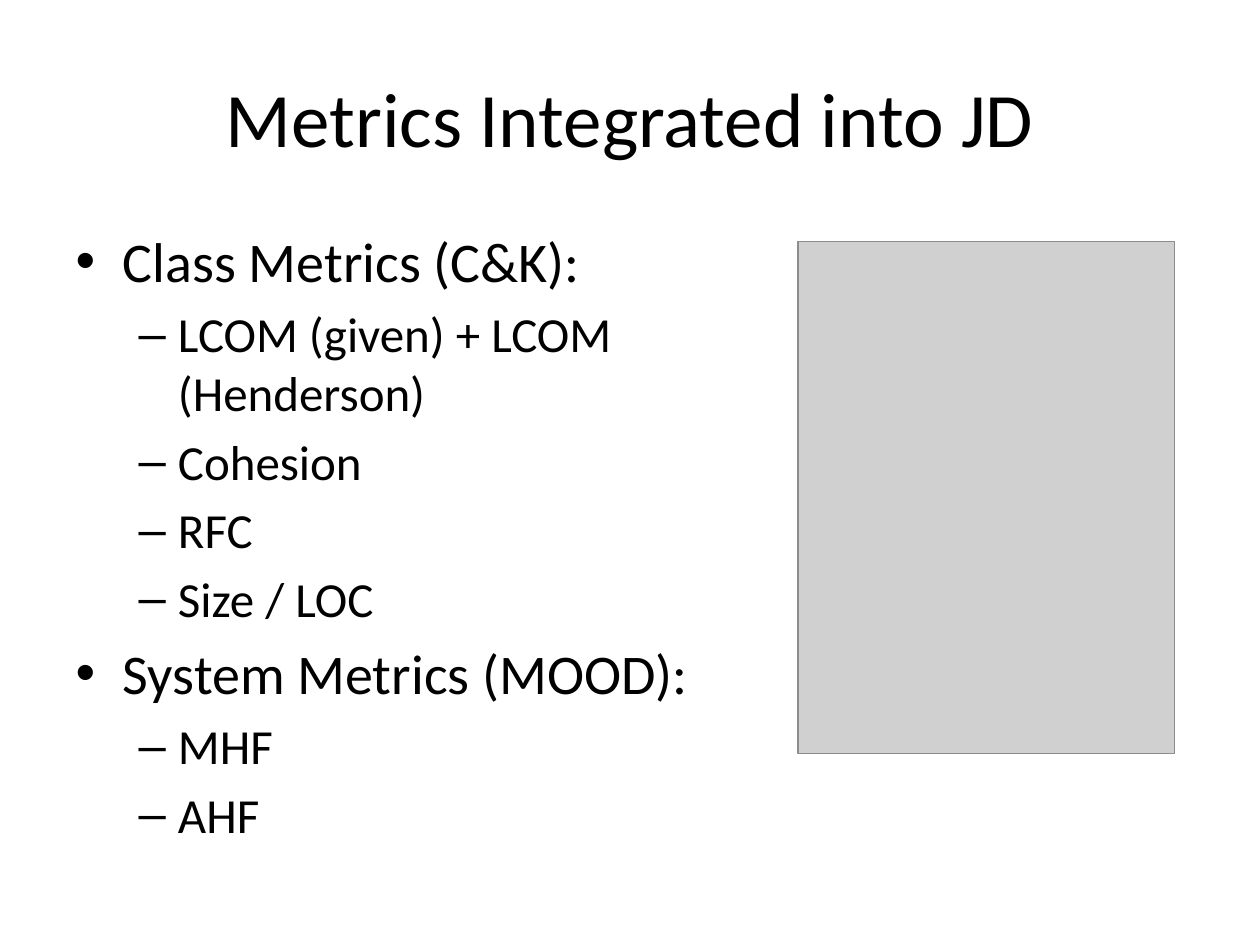
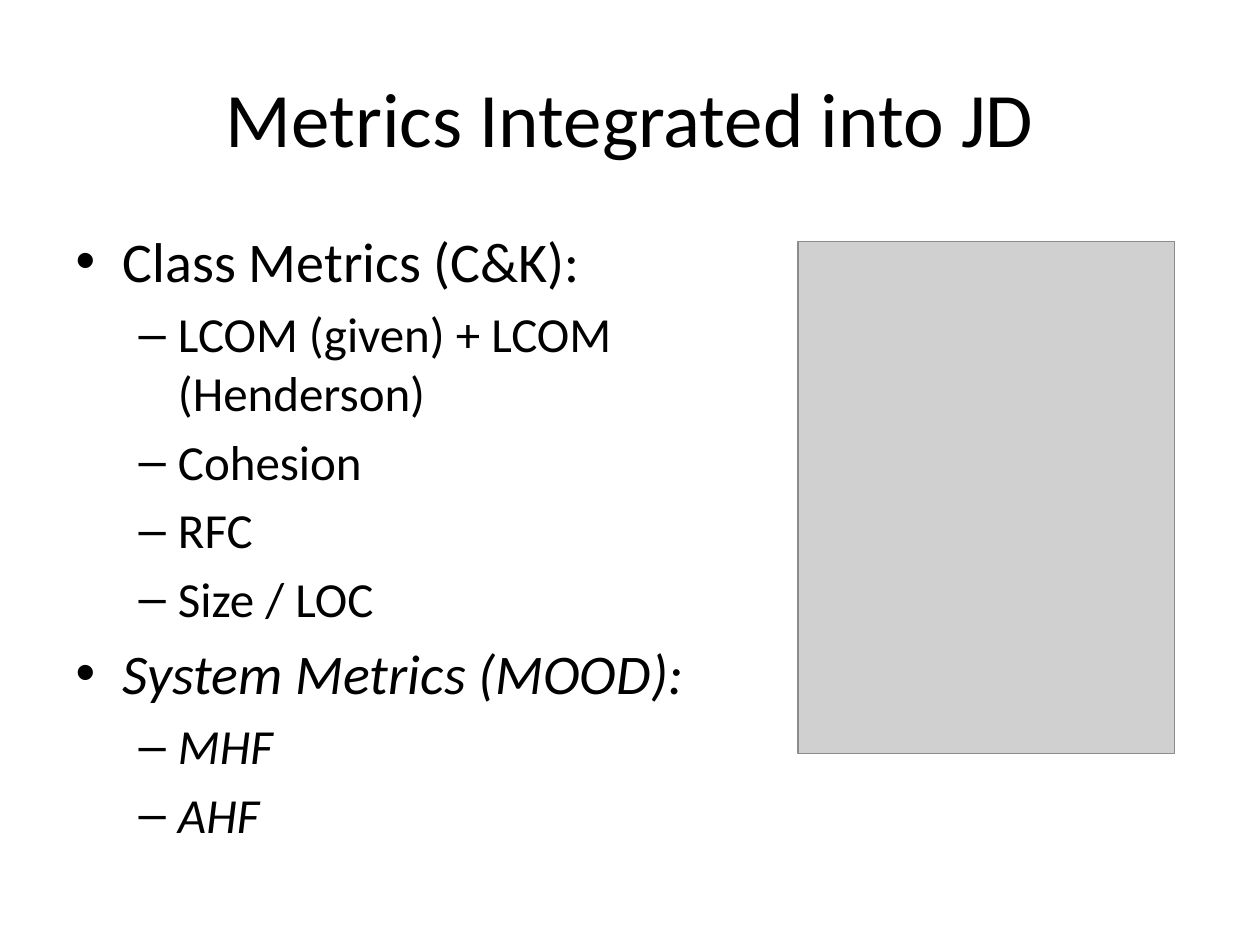
Before and after one commit to tajmilur-rahman/SOEN6611, a slide deck: slide 9 of milestones/Group_Presentation_Volatility_Amish.pptx. Drawn at 1260x945 pixels with LibreOffice and Linux fonts; fonts in the diff are those of the drawing; grey boxes stand for pictures. Boxes give left, top, right and bottom in pixels: in the first picture for what was removed or moved away, otherwise in the second. Text is boxed around its words. In the diff, an @@ line names an element or a change of style, - is before the commit and + after.

```diff
--- a/milestones/Group_Presentation_Volatility_Amish.pptx
+++ b/milestones/Group_Presentation_Volatility_Amish.pptx
@@ text at (123, 653, 683, 833): italic on in "System Metrics (MOOD):", "MHF", "AHF" @@
```
Also in this commit, not shown: 2 other slides changed.
